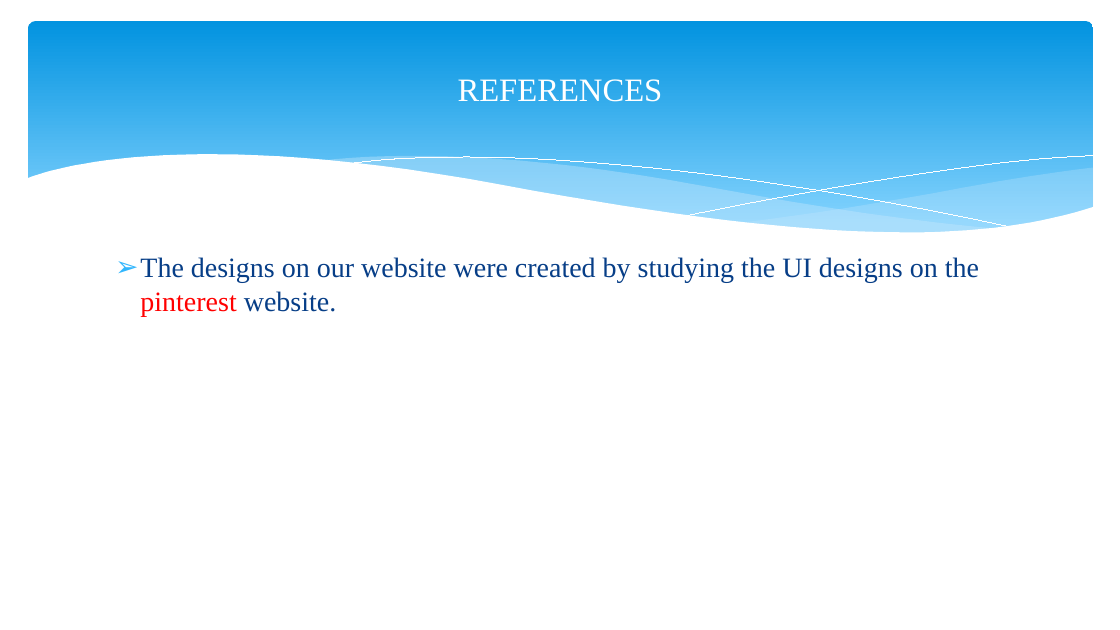
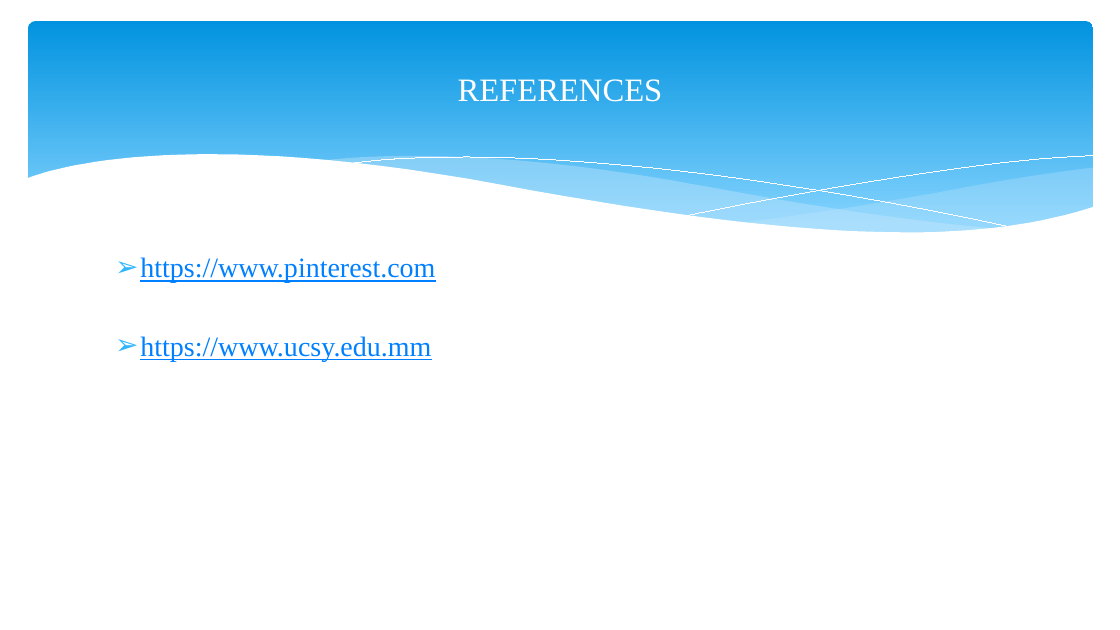
Before and after one commit to akwhtun/University-Of-Computer-Studies, a slide deck: slide 8 of University of Computer Studies, Pakokku.pptx. Drawn at 1120x630 pixels with LibreOffice and Linux fonts; fonts in the diff are those of the drawing. Boxes give left, top, right and bottom in pixels: in the first picture for what was removed or moved away, otherwise in the second. Text is boxed around its words. In the diff, an @@ line names an element or a change of style, - is before the commit and + after.

```diff
--- a/University of Computer Studies, Pakokku.pptx
+++ b/University of Computer Studies, Pakokku.pptx
@@ text at (x1=140, y1=257, x2=435, y2=361): text changed; text colour #073E87 to #0080FF @@
-➢ The designs on our website were created by studying the UI designs on the pinterest website.
+➢ https://www.pinterest.com
+➢ https://www.ucsy.edu.mm
```
Also in this commit, not shown: 2 other slides changed, 36 other files.
